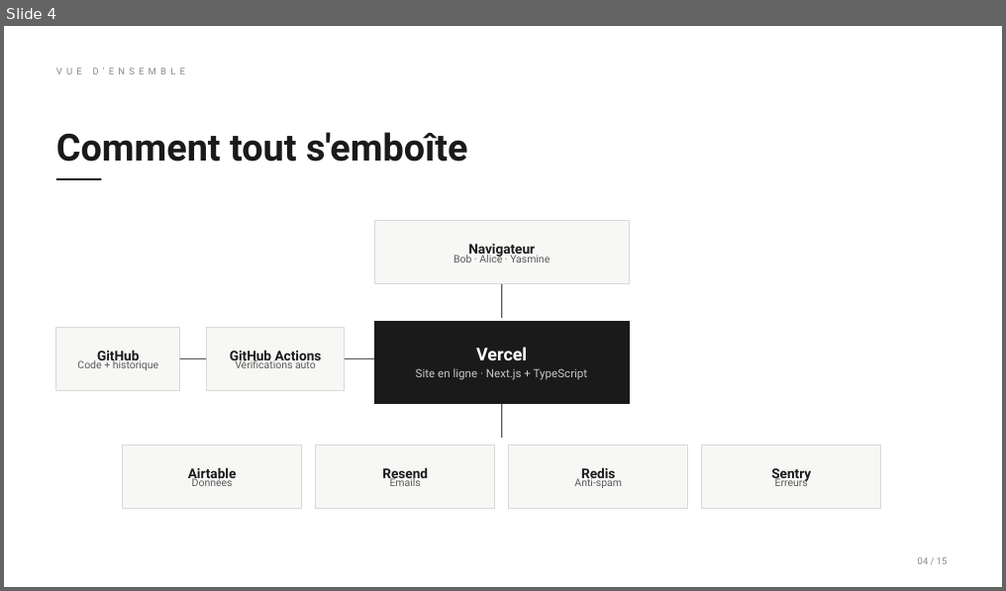
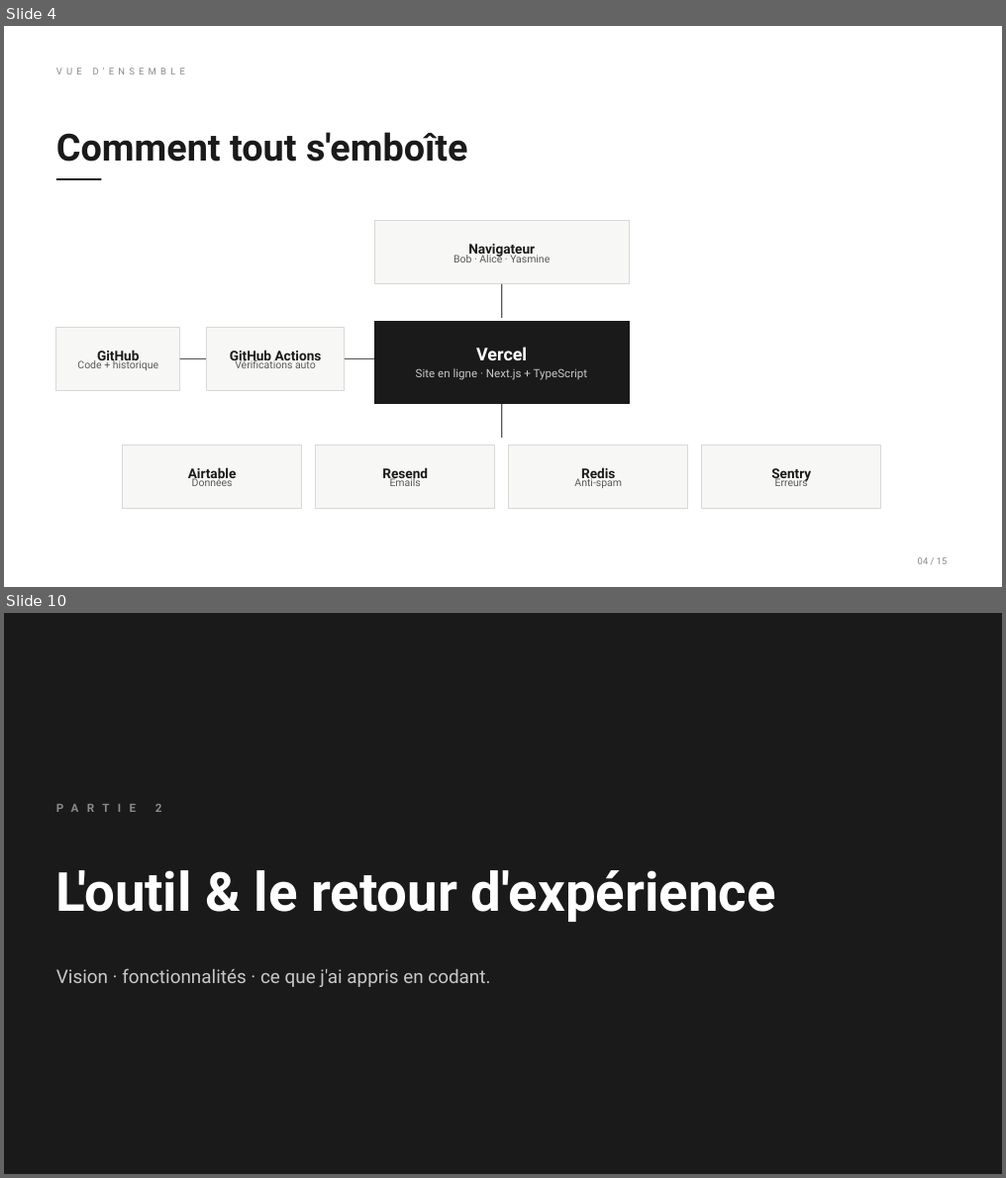
Before and after one commit to VincentG32/echo, a slide deck: docs/pulse-presentation.pptx. Shown one above the other, each under a label of ours: slide 4 before the commit, slides 4 and 10 after it; the slides between them are not shown. The pictures are 1006x591 and 1006x1178 pixels, drawn with LibreOffice and Linux fonts; fonts in the diff are those of the drawing. Boxes give left, top, right and bottom in pixels: in the first picture for what was removed or moved away, otherwise in the second. Text is boxed around its words. In the diff, an @@ line names an element or a change of style, - is before the commit and + after.

```diff
--- a/docs/pulse-presentation.pptx
+++ b/docs/pulse-presentation.pptx
@@ slide 10 added at box(4, 613, 1002, 1174), background #1A1A1A @@
@@ text added at box(155, 804, 162, 812), 11 pt, text #8A8A8A, bold @@
+PARTIE 2
@@ text added at box(56, 870, 776, 922), 52 pt, text #FFFFFF, bold @@
+L'outil & le retour d'expérience
@@ text added at box(56, 968, 490, 987), 18 pt, text #C8C8C8 @@
+Vision · fonctionnalités · ce que j'ai appris en codant.
```
Also in this commit, not shown: 11 other slides added, 11 slides removed, 1 other file.
